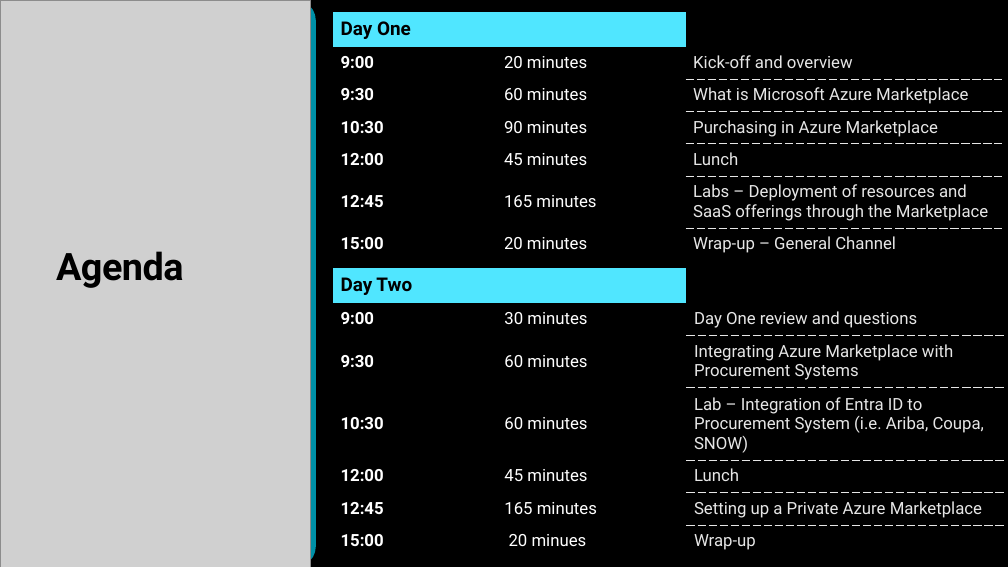
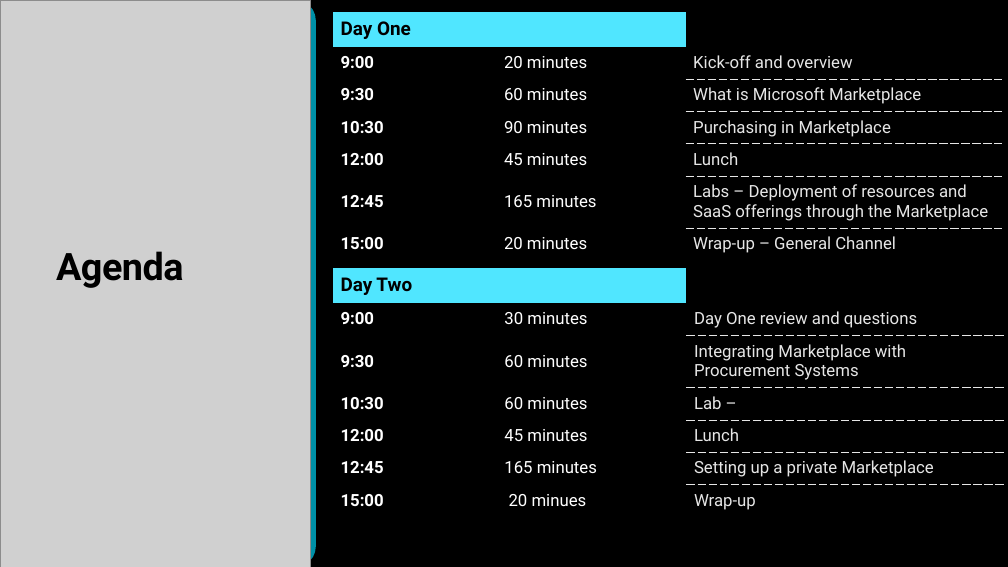
Before and after one commit to opsgility/marketplace, a slide deck: slide 4 of azure-marketplace-workshop/Day 1 - Skilling Deck for Microsoft Marketplace.pptx. Drawn at 1008x567 pixels with LibreOffice and Linux fonts; fonts in the diff are those of the drawing; grey boxes stand for pictures; background and template pictures are left out. Boxes give left, top, right and bottom in pixels: in the first picture for what was removed or moved away, otherwise in the second. Text is boxed around its words. In the diff, an @@ line names an element or a change of style, - is before the commit and + after.

Commit message:
PPT Files updated based on Microsoft SME feedback.

```diff
--- a/azure-marketplace-workshop/Day 1 - Skilling Deck for Microsoft Marketplace.pptx
+++ b/azure-marketplace-workshop/Day 1 - Skilling Deck for Microsoft Marketplace.pptx
@@ table at bbox=[333, 12, 1002, 261] @@
-row 3, column 3: What is Microsoft Azure Marketplace
+row 3, column 3: What is Microsoft Marketplace
-row 4, column 3: Purchasing in Azure Marketplace
+row 4, column 3: Purchasing in Marketplace
@@ table at bbox=[333, 268, 1004, 517] @@
-row 3, column 3: Integrating Azure Marketplace with Procurement Systems
+row 3, column 3: Integrating Marketplace with Procurement Systems
-row 4, column 3: Lab – Integration of Entra ID to Procurement System (i.e. Ariba, Coupa, SNOW)
+row 4, column 3: Lab –
-row 6, column 3: Setting up a Private Azure Marketplace
+row 6, column 3: Setting up a private Marketplace
```
Also in this commit, not shown: 18 other slides changed, 1 slide added, 1 other file.
